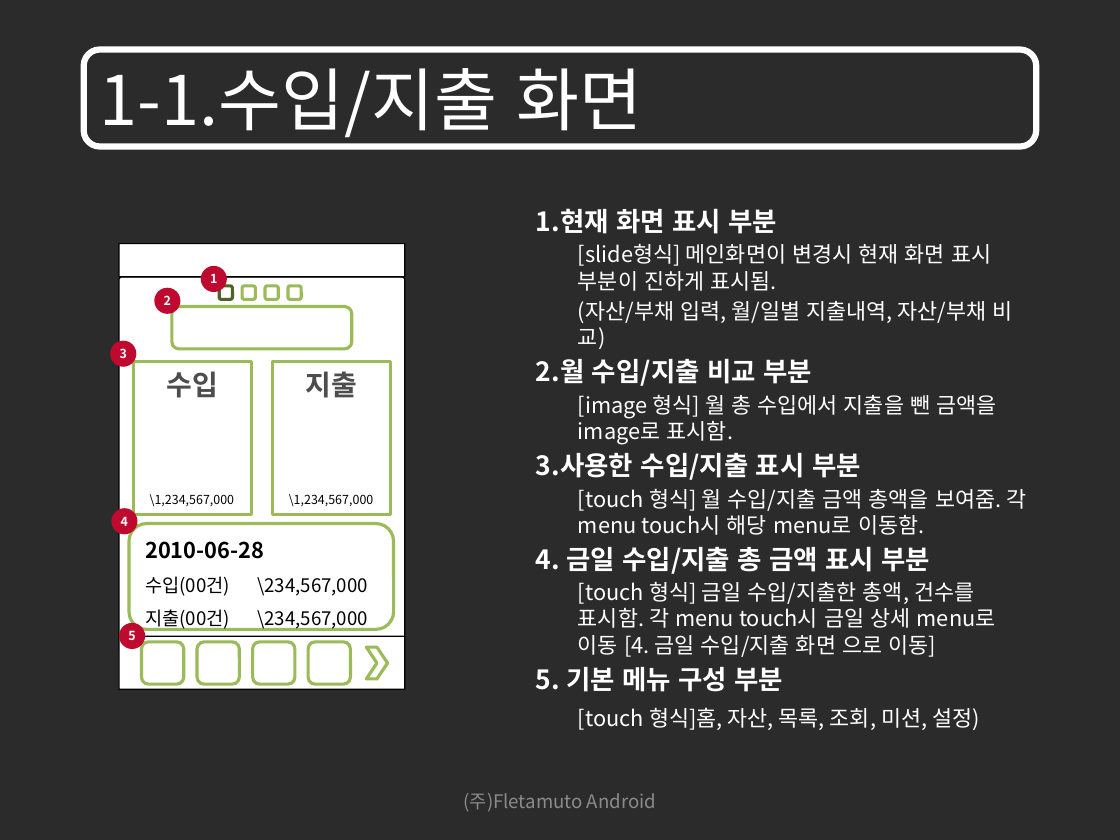
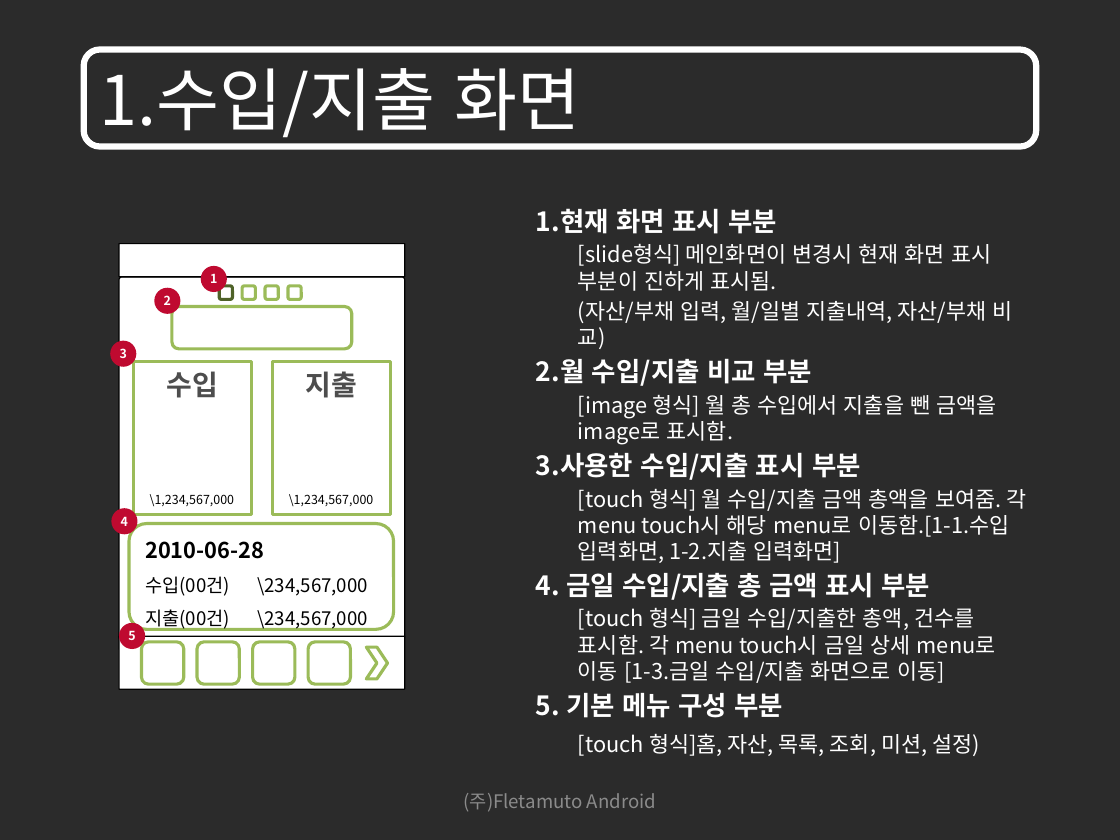
Before and after one commit to limjunghoon/fmfinance, a slide deck: slide 3 of trunk/DOC/GUI/재테크를 위한 어플리케이션 GUI_100711.pptx. Drawn at 1120x840 pixels with LibreOffice and Linux fonts; fonts in the diff are those of the drawing; background and template pictures are left out; a plain dark background stands for a picture behind light text. Boxes give left, top, right and bottom in pixels: in the first picture for what was removed or moved away, otherwise in the second. Text is boxed around its words. In the diff, an @@ line names an element or a change of style, - is before the commit and + after.

```diff
--- a/trunk/DOC/GUI/재테크를 위한 어플리케이션 GUI_100711.pptx
+++ b/trunk/DOC/GUI/재테크를 위한 어플리케이션 GUI_100711.pptx
@@ text in rounded rectangle at [99, 68, 580, 138]: text changed @@
-1-1.수입/지출 화면
+1.수입/지출 화면
@@ text at [578, 489, 1027, 563]: text changed @@
-[touch 형식] 월 수입/지출 금액 총액을 보여줌. 각 menu touch시 해당 menu로 이동함.
+[touch 형식] 월 수입/지출 금액 총액을 보여줌. 각 menu touch시 해당 menu로 이동함.[1-1.수입 입력화면, 1-2.지출 입력화면]
@@ text at [578, 608, 996, 683]: text changed @@
-[touch 형식] 금일 수입/지출한 총액, 건수를 표시함. 각 menu touch시 금일 상세 menu로 이동 [4. 금일 수입/지출 화면 으로 이동]
+[touch 형식] 금일 수입/지출한 총액, 건수를 표시함. 각 menu touch시 금일 상세 menu로 이동 [1-3.금일 수입/지출 화면으로 이동]
```
Also in this commit, not shown: 8 other slides changed, 4 slides added.
